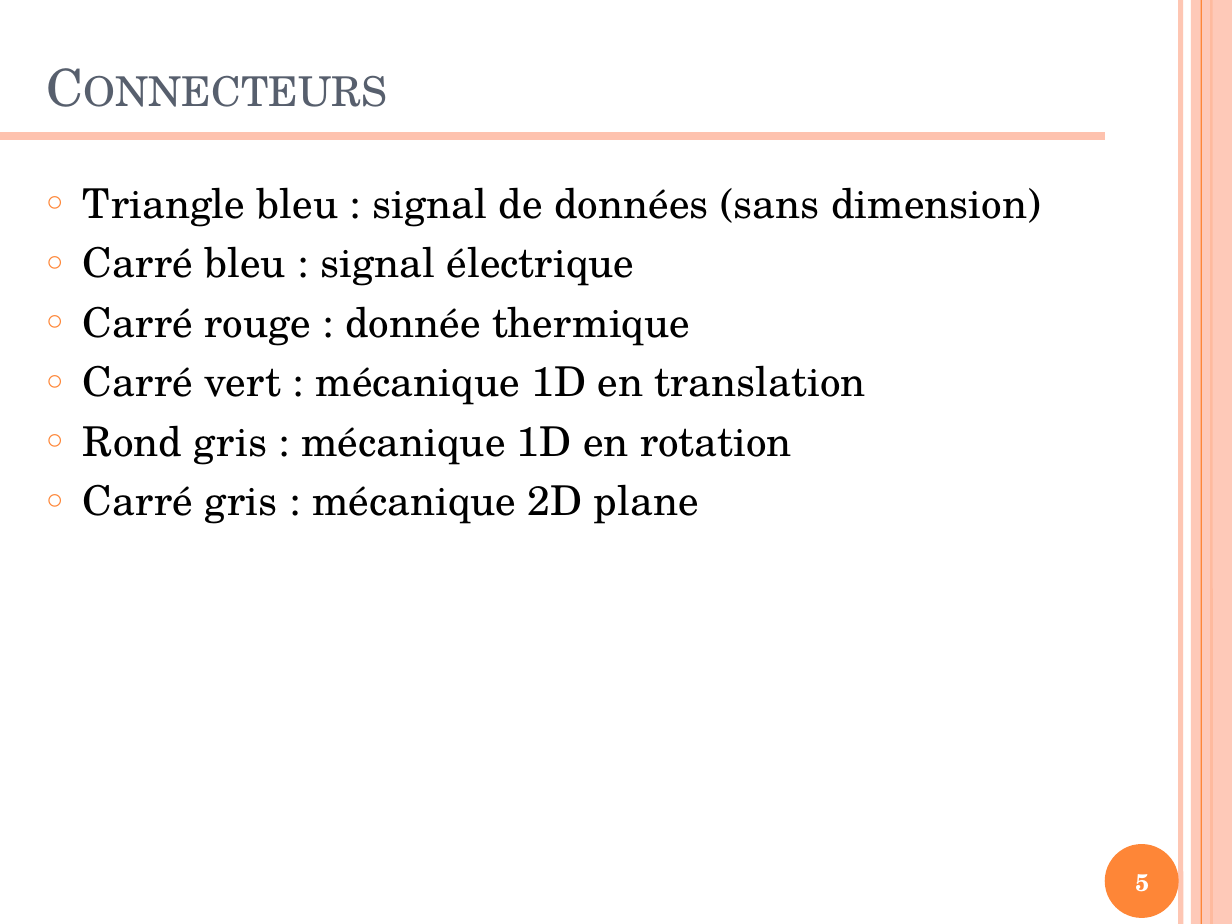
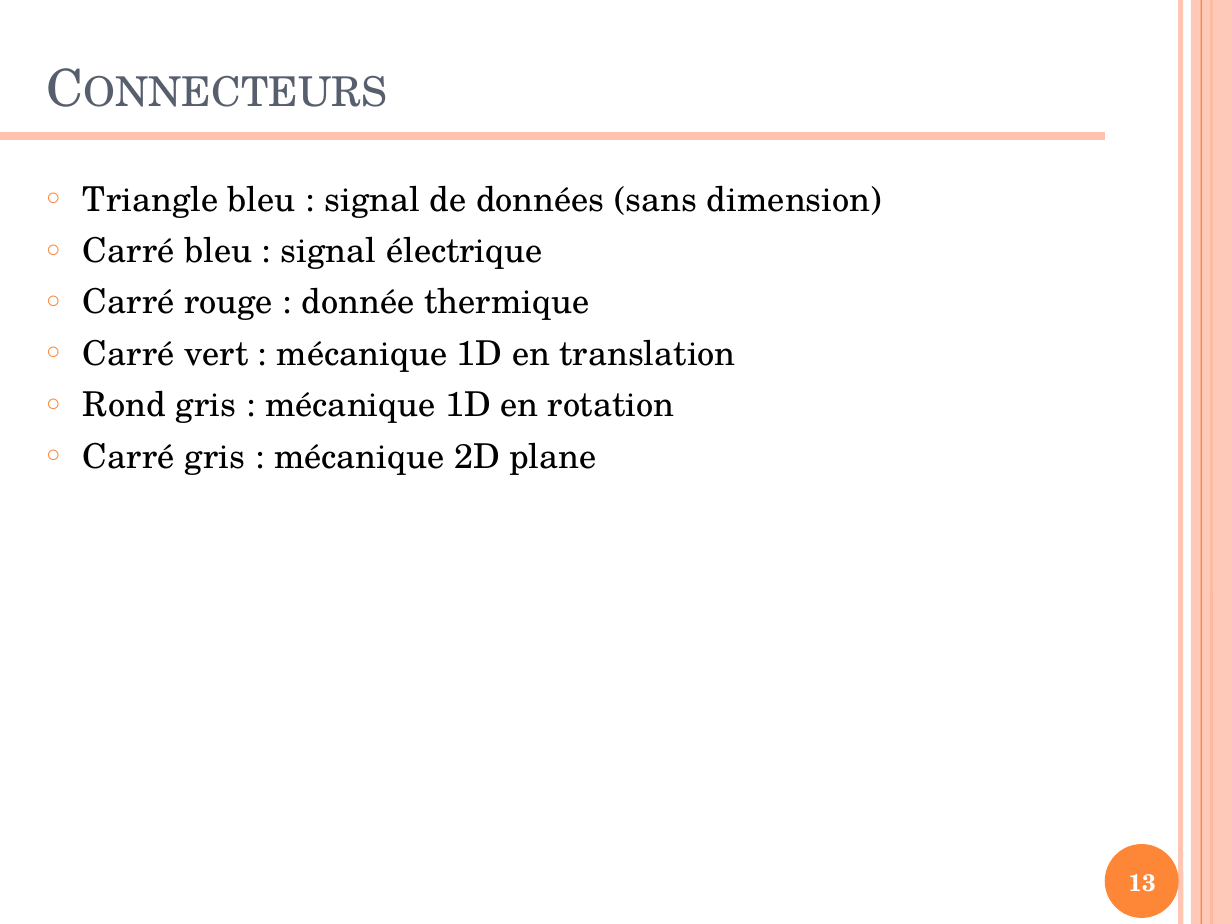
Before and after one commit to xpessoles/Formations, a slide deck: slide 13 of ModelisationMultiphysique/ModelisationMultiphysique.pptx (slide 5 before the commit). Drawn at 1232x924 pixels with LibreOffice and Linux fonts; fonts in the diff are those of the drawing. Boxes give left, top, right and bottom in pixels: in the first picture for what was removed or moved away, otherwise in the second. Text is boxed around its words. In the diff, an @@ line names an element or a change of style, - is before the commit and + after.

```diff
--- a/ModelisationMultiphysique/ModelisationMultiphysique.pptx
+++ b/ModelisationMultiphysique/ModelisationMultiphysique.pptx
@@ text "Triangle bleu : signal de ..." at [83,185,882,475]: size 24 to 20 pt @@
@@ page number at [1128,874,1156,892]: text changed @@
-5
+13
```
Also in this commit, not shown: 2 other slides changed, 10 slides added, 1 slide removed, 1 other file.
